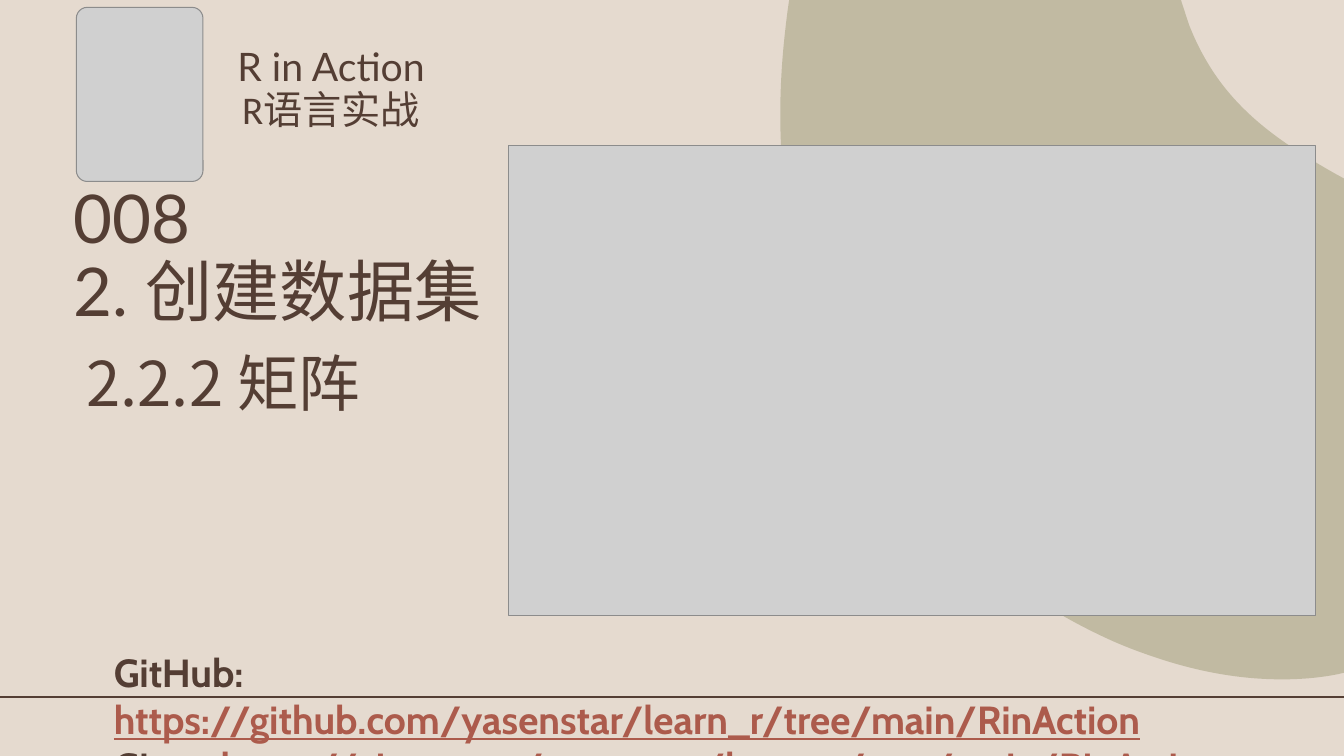
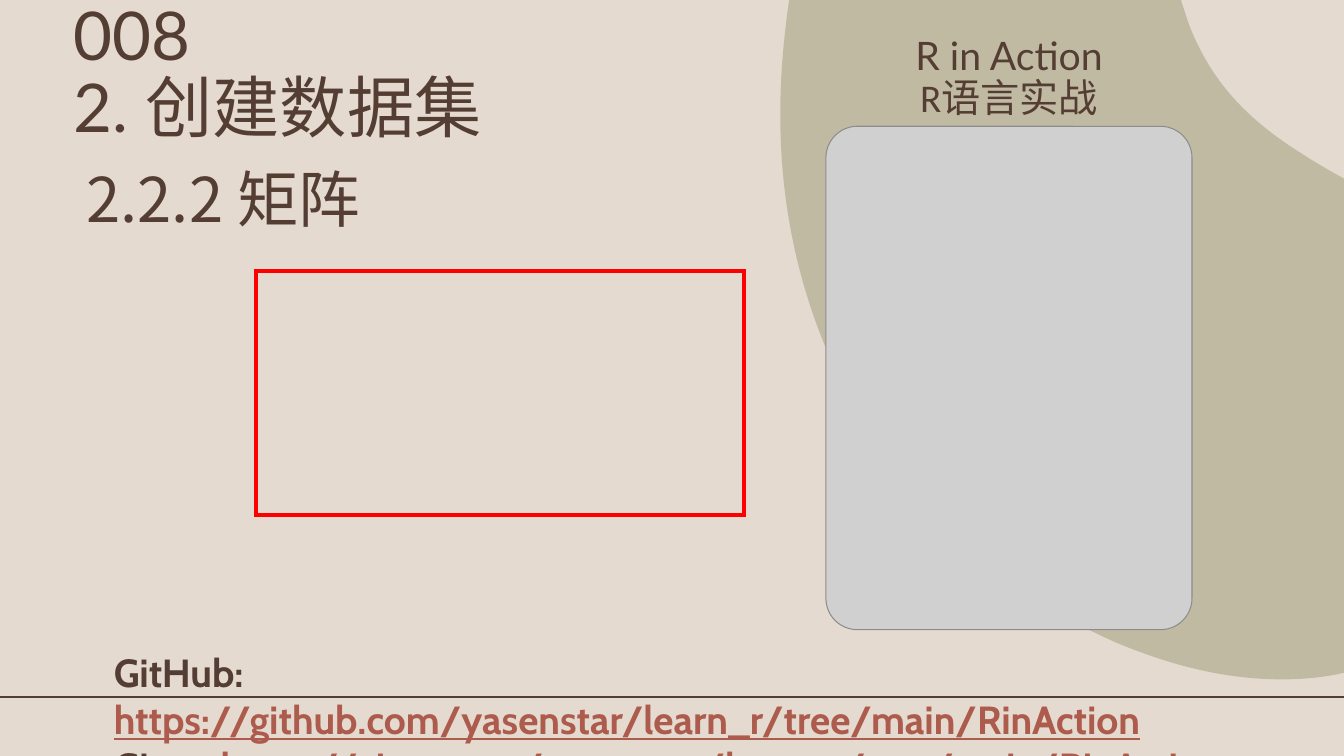
Before and after one commit to yasenstar/learn_r, a slide deck: slide 8 of RinAction/R_in_Action.pptx. Drawn at 1344x756 pixels with LibreOffice and Linux fonts; fonts in the diff are those of the drawing; grey boxes stand for pictures; background and template pictures are left out. Boxes give left, top, right and bottom in pixels: in the first picture for what was removed or moved away, otherwise in the second. Text is boxed around its words. In the diff, an @@ line names an element or a change of style, - is before the commit and + after.

Commit message:
update

```diff
--- a/RinAction/R_in_Action.pptx
+++ b/RinAction/R_in_Action.pptx
@@ title "008 2. 创建数据集": place and size @@
-title "008 2. 创建数据集" at (74,194,482,322)
+title "008 2. 创建数据集" at (74,11,482,138)
@@ text "R in Action R语言实战": place and size @@
-text "R in Action R语言实战" at (237,52,425,127)
+text "R in Action R语言实战" at (915,41,1103,115)
@@ picture removed at (508,145,1316,616) @@
@@ picture: place and size @@
-picture at (77,7,204,181)
+picture at (826,126,1192,629)
@@ text "2.2.2 矩阵": place and size @@
-text "2.2.2 矩阵" at (86,354,360,411)
+text "2.2.2 矩阵" at (86,170,360,227)
@@ rectangle added at (256,271,744,515), outline #FF0000 3 pt @@
```
